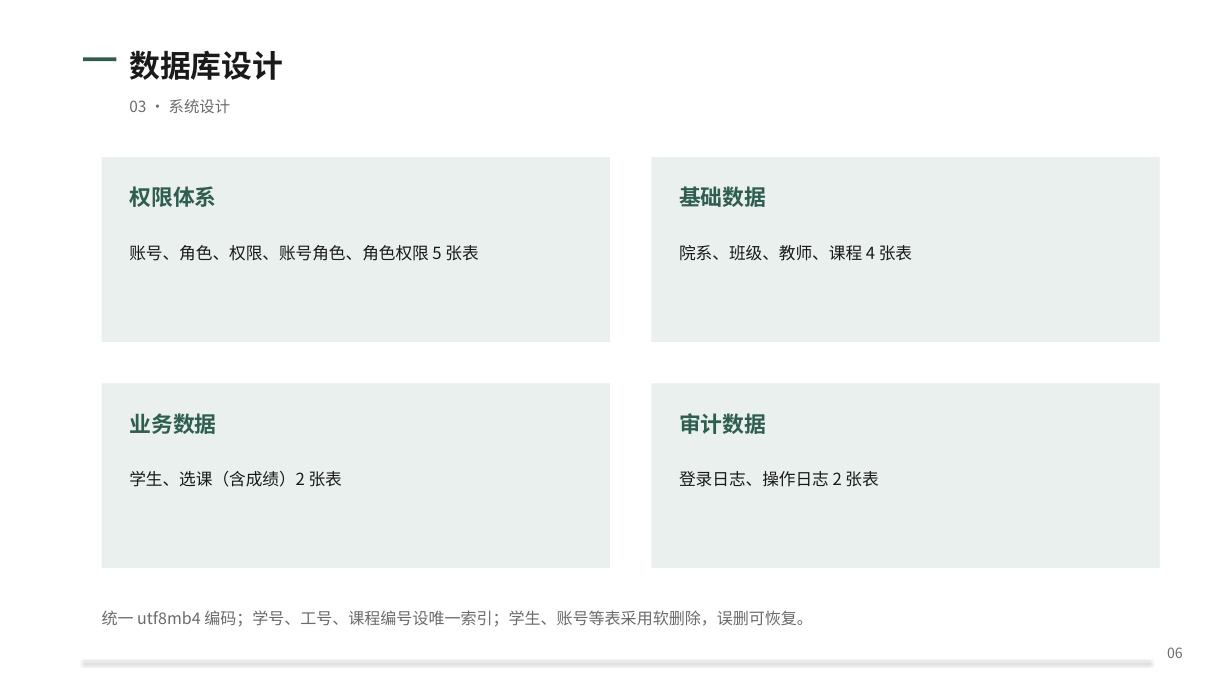
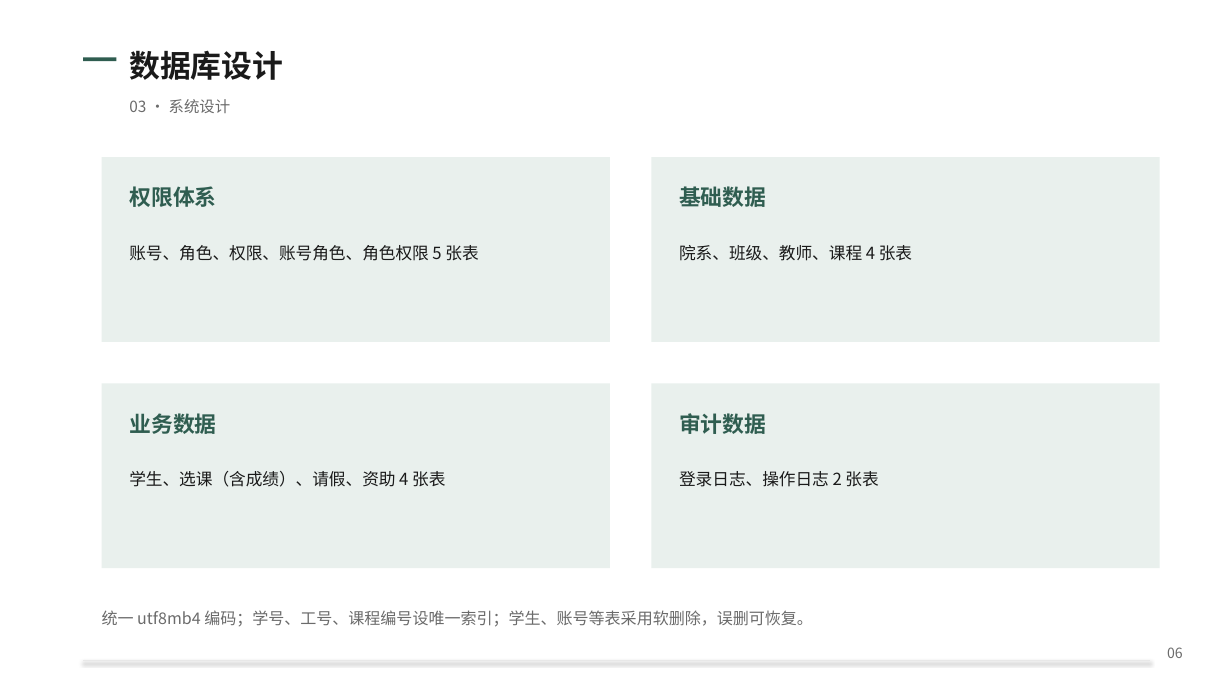
Before and after one commit to upbv/student, a slide deck: slide 7 of student-ms/docs/毕业答辩PPT.pptx. Drawn at 1232x693 pixels with LibreOffice and Linux fonts; fonts in the diff are those of the drawing. Boxes give left, top, right and bottom in pixels: in the first picture for what was removed or moved away, otherwise in the second. Text is boxed around its words. In the diff, an @@ line names an element or a change of style, - is before the commit and + after.

Commit message:
按角色提供差异化工作台，新增请假与资助模块
- 新增辅导员角色与学生账号体系：账号可绑定学生/教师记录
- 新增请假管理：学生申请、辅导员审批（批准/驳回/意见），请假天数自动计算
- 新增资助管理：辅导员维护助学金/奖学金/困难补助/勤工助学，学生查看本人资助
- 学生自助页面：我的成绩、我的请假、我的资助
- 教师工作台：我的授课、我的学生；成绩读写仅限本人所授课程（服务端校验）
- 登录后按角色进入不同工作台：管理员/教务（全校）、辅导员（学生事务）、教师（教学主页）、学生（学生主页）
- 数据库新增 ms_leave、ms_aid 两张表及示例数据，权限表扩展至 74 项
- 控制台切回时自动刷新，保证工作台数据及时更新
- 论文、答辩 PPT、任务执行记录同步更新（15 张表、14 个模块、5 类角色、25 个测试用例）

```diff
--- a/student-ms/docs/毕业答辩PPT.pptx
+++ b/student-ms/docs/毕业答辩PPT.pptx
@@ text at (129,471,445,487): text changed @@
-学生、选课（含成绩）2 张表
+学生、选课（含成绩）、请假、资助 4 张表
```
Also in this commit, not shown: 8 other slides changed, 1 slide added, 20 other files.
